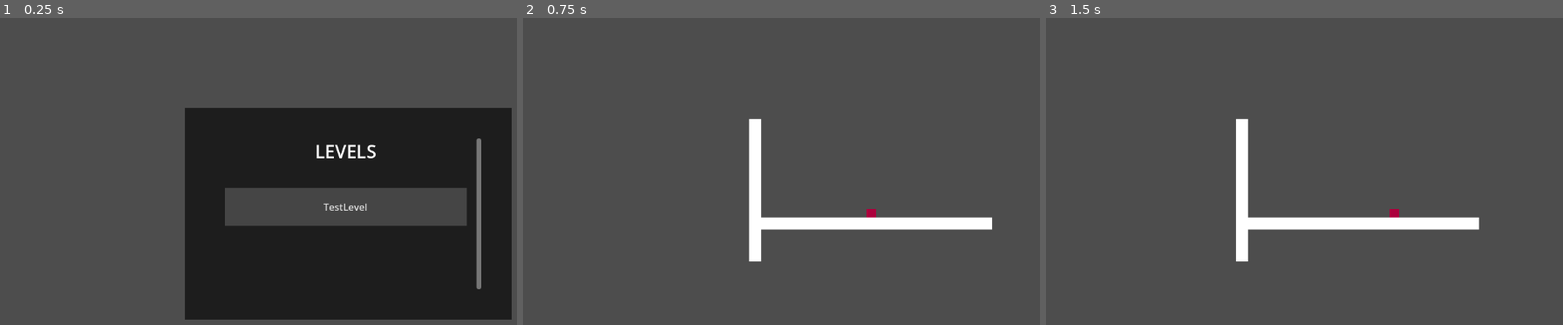
Above: before the commit, frames 1-3 (left to right).
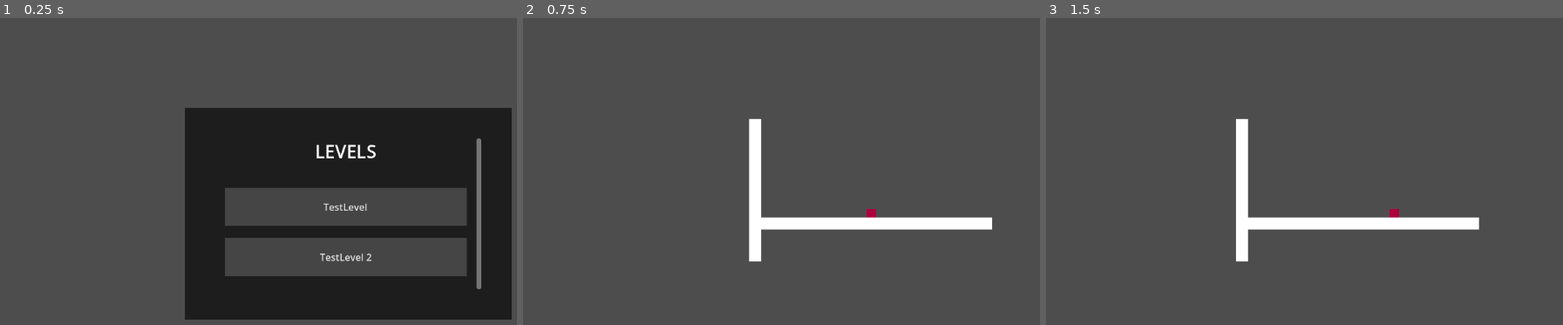
Above: after the commit, the same moments.

Repository: AHeathfield/MacGDC_LevelDesigner
Game: Godot game, scene res://Scenes/main.tscn
Same seed, same stepped clock (60 frames per second), same inputs: the game is played once before the commit and once after it.
Inputs (mouse positions are in pixels of both pictures, inside the frame that each line leads up to):
- Up to frame 1 (0.25 s): no input
- Up to frame 2 (0.75 s): click "TestLevel" at 0.5 s
- Up to frame 3 (1.5 s): tap Enter at 1.25 s; move the mouse to (1547, 192) at 1.27 s; hold D (Right) from 1.28 s (still down); click (1547, 192) at 1.42 s

The runs differ from the first frame. In frame 1, 5.8% of the frame differs, in the area x 43-91%, y 71-85%; in frame 2, nothing differs; in frame 3, nothing differs.

Commit message:
Added another test level, and added some error checking to make sure level name matches the file name of the level scene

Diff:
--- /dev/null
+++ b/Scenes/Levels/TestLevel 2.tscn
@@ -0,0 +1,48 @@
+[gd_scene load_steps=6 format=3 uid="uid://4o0ca1mwfjx3"]
+
+[ext_resource type="PackedScene" uid="uid://dj44kaa67lmof" path="res://Scenes/player.tscn" id="1_gpspd"]
+
+[sub_resource type="RectangleShape2D" id="RectangleShape2D_5ms4e"]
+size = Vector2(400, 16)
+
+[sub_resource type="CanvasTexture" id="CanvasTexture_shgkq"]
+
+[sub_resource type="RectangleShape2D" id="RectangleShape2D_ujyaq"]
+
+[sub_resource type="CanvasTexture" id="CanvasTexture_oy2kj"]
+
+[node name="TestLevel" type="Node2D"]
+
+[node name="Player" parent="." instance=ExtResource("1_gpspd")]
+
+[node name="Ground" type="StaticBody2D" parent="."]
+position = Vector2(0, 19)
+
+[node name="CollisionShape2D" type="CollisionShape2D" parent="Ground"]
+shape = SubResource("RectangleShape2D_5ms4e")
+
+[node name="Sprite2D" type="Sprite2D" parent="Ground"]
+scale = Vector2(400, 20)
+texture = SubResource("CanvasTexture_shgkq")
+
+[node name="StaticBody2D" type="StaticBody2D" parent="."]
+position = Vector2(-192, -36)
+scale = Vector2(1, 11.84)
+
+[node name="CollisionShape2D" type="CollisionShape2D" parent="StaticBody2D"]
+shape = SubResource("RectangleShape2D_ujyaq")
+
+[node name="Sprite2D" type="Sprite2D" parent="StaticBody2D"]
+scale = Vector2(20, 20)
+texture = SubResource("CanvasTexture_oy2kj")
+
+[node name="StaticBody2D2" type="StaticBody2D" parent="."]
+position = Vector2(190, -36)
+scale = Vector2(1, 11.84)
+
+[node name="CollisionShape2D" type="CollisionShape2D" parent="StaticBody2D2"]
+shape = SubResource("RectangleShape2D_ujyaq")
+
+[node name="Sprite2D" type="Sprite2D" parent="StaticBody2D2"]
+scale = Vector2(20, 20)
+texture = SubResource("CanvasTexture_oy2kj")
--- a/Scripts/LevelButton.gd
+++ b/Scripts/LevelButton.gd
@@ -7,6 +7,8 @@
 		gm.change_2d_scene(levelPath, gm.SceneAction.DELETE)
 		gm.change_gui_scene("res://Scenes/MainMenu.tscn", gm.SceneAction.HIDE)
 		gm.current_gui_scene.visible = false
+	else:
+		printerr("Cannot find level scene at: " + levelPath + "\nMake sure the scene name is the same as the level name.")
 
 	# Hiding the GUI
 	#gm.current_gui_scene.visible = false
--- a/Scripts/LevelSelect.gd
+++ b/Scripts/LevelSelect.gd
@@ -4,6 +4,7 @@
 # If there is A LOT OF LEVELS we will automate this :)
 var levelNames: Array[String] = [
 	"TestLevel",
+	"TestLevel 2"
 ]
 
 
